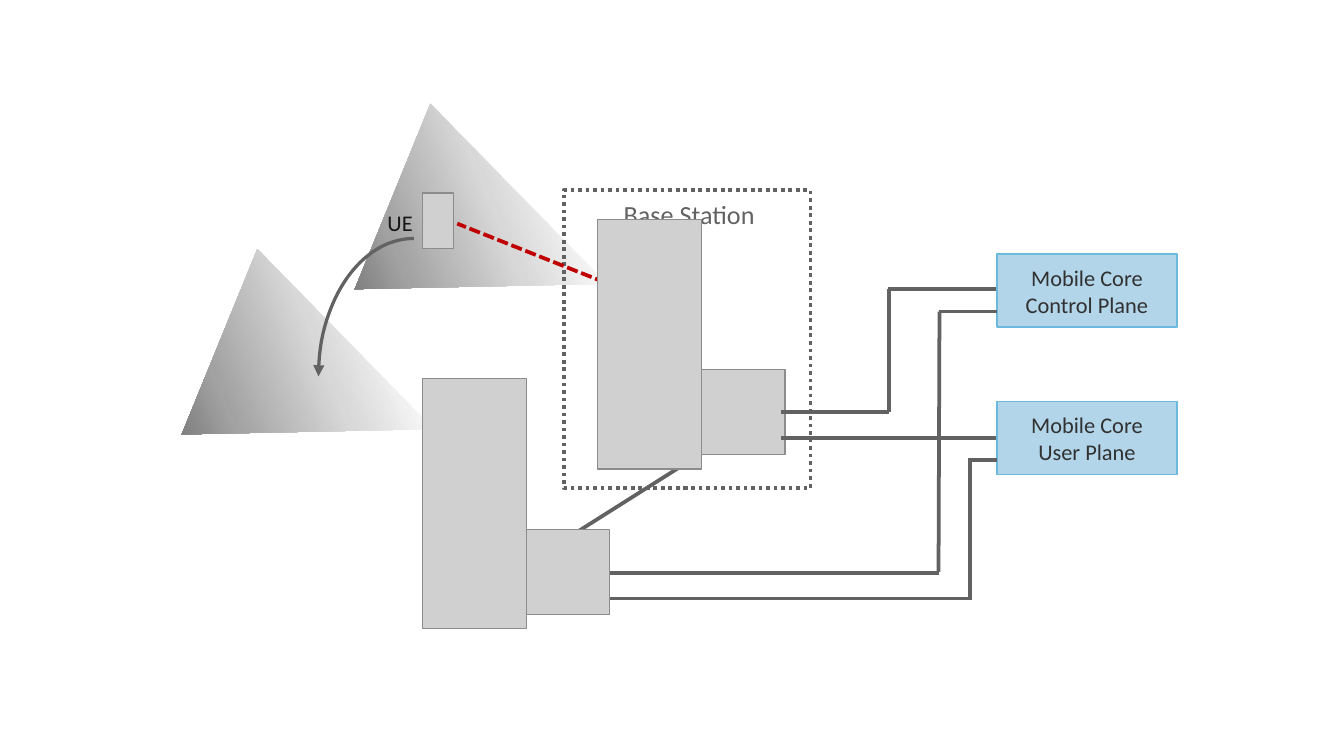
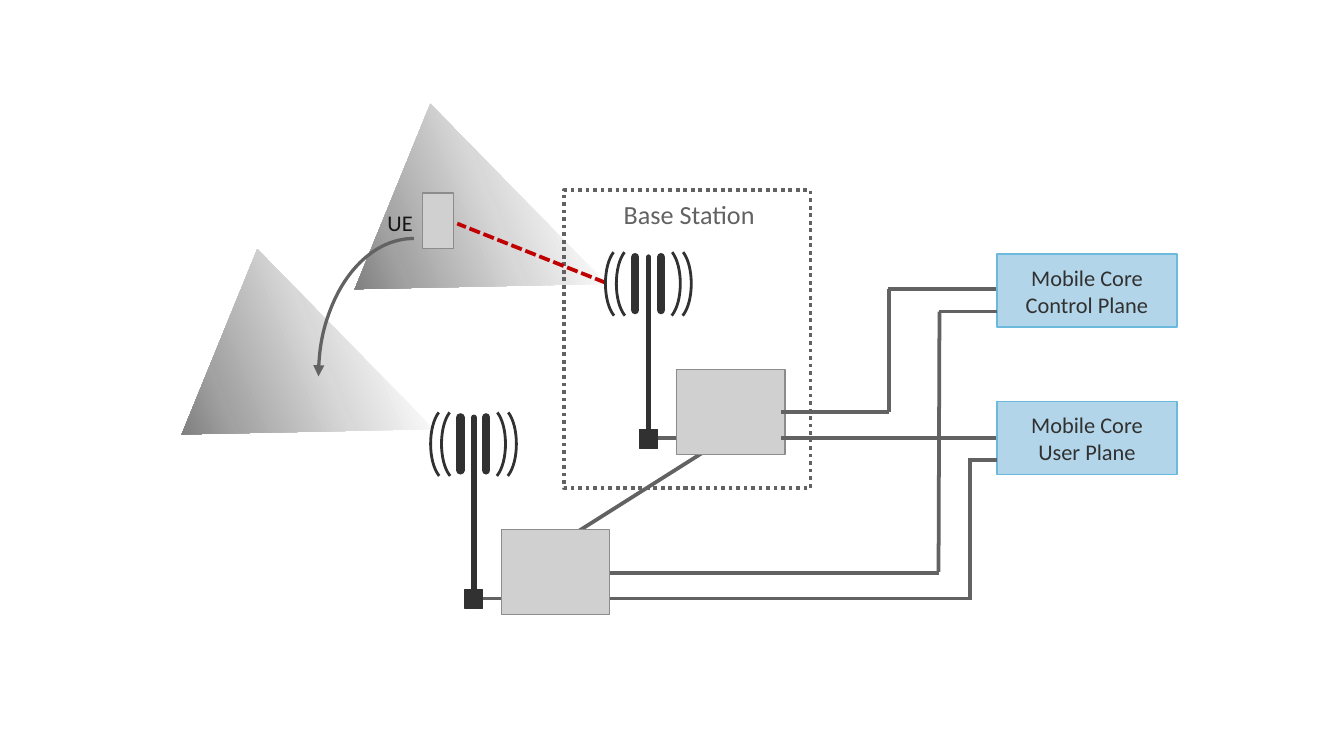
Before and after one commit to SystemsApproach/private5g, a slide deck: slide 10 of figures.pptx. Drawn at 1344x756 pixels with LibreOffice and Linux fonts; fonts in the diff are those of the drawing; grey boxes stand for pictures. Boxes give left, top, right and bottom in pixels: in the first picture for what was removed or moved away, otherwise in the second. Text is boxed around its words. In the diff, an @@ line names an element or a change of style, - is before the commit and + after.

```diff
--- a/figures.pptx
+++ b/figures.pptx
@@ picture removed at (x1=598, y1=219, x2=702, y2=469) @@
@@ group added at (x1=606, y1=247, x2=692, y2=448): 4 arc (boxed as its full ellipse)s, 3 lines, 1 rectangle @@
@@ picture removed at (x1=422, y1=379, x2=526, y2=629) @@
@@ group added at (x1=430, y1=407, x2=517, y2=609): 4 arc (boxed as its full ellipse)s, 3 lines, 1 rectangle @@
@@ line added from (681, 438) to (650, 438), #626262 2 pt @@
@@ line added from (507, 598) to (476, 598), #626262 2 pt @@
```
Also in this commit, not shown: 12 other slides changed, 1 slide added, 1 other file.
